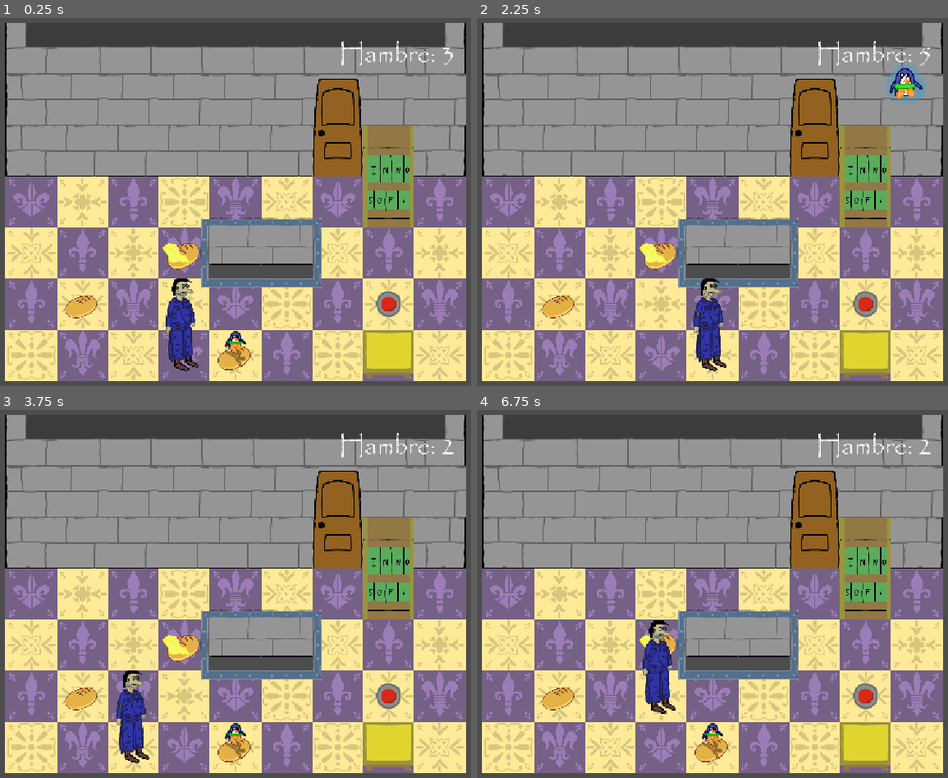
Above: before the commit, frames 1-4 (two rows, left to right).
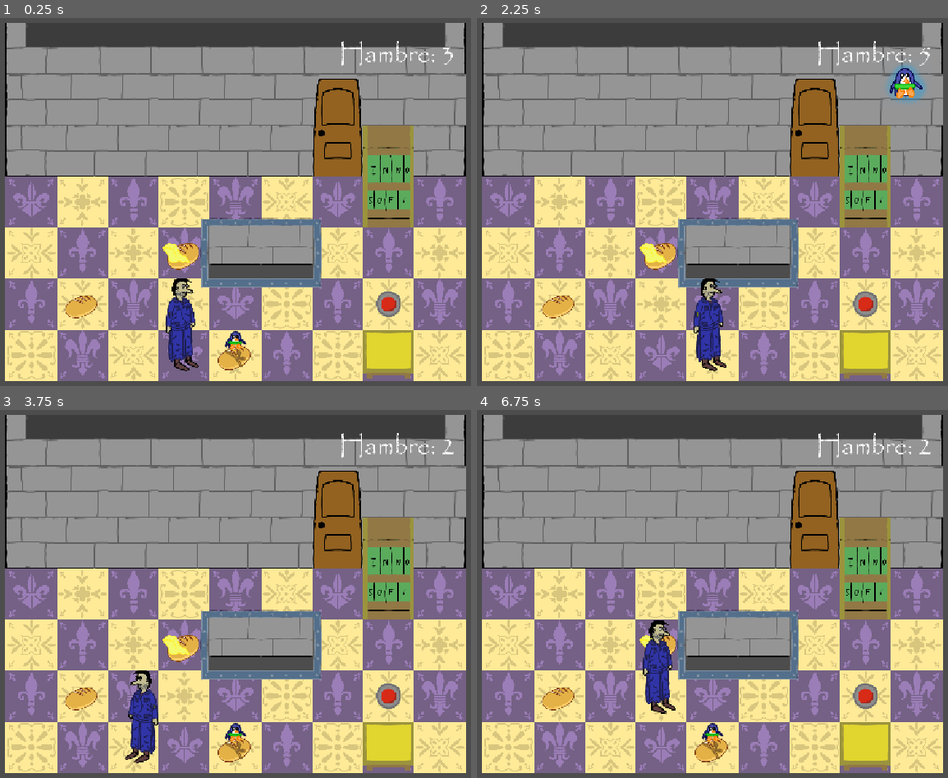
Above: after the commit, the same moments.

Repository: andresfdezc6/pan-sabe-mejor-que-llave-
Game: Godot game, scene res://Scenes/GLOBAL.tscn
Same seed, same stepped clock (60 frames per second), same inputs: the game is played once before the commit and once after it. The engine's default icon, where the game draws it, is replaced by a stand-in: a white triangle on a blue panel in a dark square.
Inputs:
- Up to frame 1 (0.25 s): no input
- Up to frame 2 (2.25 s): tap Enter at 0.5, 2 s; hold Right (right) 0.53-1.28 s; tap Space (interactuar) at 0.6, 1.25, 2.1 s; hold S (down) 1.28-2.03 s; tap 1 at 1.35 s; hold Right (right) from 2.03 s (still down)
- Up to frame 3 (3.75 s): tap Space (interactuar) at 2.75, 3.6 s; release Right (right) at 2.78 s; hold Up (up) 2.78-3.53 s; tap 1 at 2.85 s; tap Enter at 3.5 s; hold Left (left) from 3.53 s (still down)
- Up to frame 4 (6.75 s): tap Space (interactuar) at 4.25, 5.1, 6.6 s; tap 1 at 4.35, 5.85 s; release Left (left) at 5.03 s; hold S (down) 5.03-5.78 s; hold Right (right) 5.78-6.53 s; hold Up (up) from 6.53 s (still down)

The runs differ from the first frame. In frame 1, less than 0.1% of the frame differs, in the area x 35-42%, y 71-86%; in frame 2, less than 0.1%; in frame 3, 1.6%, in the area x 24-34%, y 70-96%; in frame 4, less than 0.1%.

Commit message:
movimiento actualizado

Diff:
--- a/Scenes/jugador.tscn
+++ b/Scenes/jugador.tscn
@@ -1,7 +1,8 @@
 [gd_scene format=3 uid="uid://b7jkc0t5vfmfv"]
 
 [ext_resource type="Script" uid="uid://c27dmbtj1yil8" path="res://Scripts/player_controller.gd" id="1_c1mnh"]
-[ext_resource type="Texture2D" uid="uid://cwhyckngrlv26" path="res://assets/sprites/lilbro1.png" id="2_c1mnh"]
+[ext_resource type="Texture2D" uid="uid://c1oxmb4qji1kb" path="res://assets/sprites/mainchar.png" id="2_tn1hq"]
+[ext_resource type="Texture2D" uid="uid://raqsemm72ptn" path="res://assets/sprites/mainchar2.png" id="3_tn1hq"]
 
 [sub_resource type="SpriteFrames" id="SpriteFrames_urvta"]
 animations = [{
@@ -17,13 +18,16 @@
 }, {
 "frames": [{
 "duration": 1.0,
-"texture": ExtResource("2_c1mnh")
+"texture": ExtResource("2_tn1hq")
 }],
 "loop": 1,
 "name": &"quieto_derecha",
 "speed": 5.0
 }, {
-"frames": [],
+"frames": [{
+"duration": 1.0,
+"texture": ExtResource("3_tn1hq")
+}],
 "loop": 1,
 "name": &"quieto_izquierda",
 "speed": 5.0
--- a/Scripts/player_controller.gd
+++ b/Scripts/player_controller.gd
@@ -20,31 +20,37 @@
 func _process(delta: float) -> void:
 	interactuar()
 	apuntar()
-	if mapa:
-		var pos_destino = mapa.celda_a_posicion(Global.posicion_jugador)
+	if mapa and not saltando:
+		var celda_actual: Vector2i = mapa.posicion_a_celda(position)
+		mapa.recoger_en(celda_actual)
 
-		if Global.efecto == Global.Efectos.BASE or (Global.efecto == Global.Efectos.FEDERICO and Global.federico == Global.Federico.OFF) and not deslizando:
+		if deslizando and Global.efecto != Global.Efectos.MANTEQUILLA:
+			Global.posicion_jugador = celda_actual
+
+		var pos_destino: Vector2 = mapa.celda_a_posicion(Global.posicion_jugador)
+
+		if deslizando or Global.efecto == Global.Efectos.MANTEQUILLA:
+			position = position.move_toward(pos_destino, velocidad_desliz * delta)
+		elif Global.efecto == Global.Efectos.BASE or (Global.efecto == Global.Efectos.FEDERICO and Global.federico == Global.Federico.OFF):
 			position = position.lerp(pos_destino, velocidad_suavizado * delta)
+		elif Global.efecto == Global.Efectos.FEDERICO:
+			position = position.move_toward(pos_destino, 0.6 * velocidad_desliz * delta)
 
-		elif Global.efecto == Global.Efectos.MANTEQUILLA:
-			position = position.move_toward(pos_destino, velocidad_desliz * delta)
-
-		elif Global.efecto == Global.Efectos.FEDERICO:
-			position = position.move_toward(pos_destino, 0.6*velocidad_desliz * delta)
-		if not saltando:
-			mapa.recoger_en(mapa.posicion_a_celda(position))
 		if position.distance_to(pos_destino) < 0.5:
 			position = pos_destino
 			deslizando = false
+			z_index = 0
 			mapa.terminar_nivel()
 
 func apuntar():
 	if not deslizando and not saltando:
 		if Input.is_action_just_pressed("right"):
 			direccion_jugador = direcciones.derecha
+			$AnimatedSprite2D.play("quieto_derecha")
 			mover()
 		elif Input.is_action_just_pressed("left"):
 			direccion_jugador = direcciones.izquierda
+			$AnimatedSprite2D.play("quieto_izquierda")
 			mover()
 		elif Input.is_action_just_pressed("up"):
 			direccion_jugador = direcciones.arriba
@@ -90,6 +96,8 @@
 				Global.hambre -= 1
 				print(Global.hambre)
 			elif Global.federico == Global.Federico.ON:
+				y_sort_enabled = false
+				z_index = 2
 				if mapa.es_transitable(Global.posicion_jugador + 2*direccion_jugador):
 					Global.posicion_jugador += 2 * direccion_jugador
 					Global.hambre -= 1
@@ -97,7 +105,7 @@
 
 func animar_salto(destino: Vector2) -> void:
 	y_sort_enabled = false
-	z_index += 1
+	z_index = 2
 	saltando = true
 	var tween := create_tween()
 	tween.tween_method(_arco.bind(position, destino), 0.0, 1.0, duracion_salto)
@@ -106,7 +114,7 @@
 	position = destino
 	saltando = false
 	y_sort_enabled = true
-	z_index -= 1
+	z_index = 1
 
 func _arco(t: float, inicio: Vector2, destino: Vector2) -> void:
 	position = inicio.lerp(destino, t)
